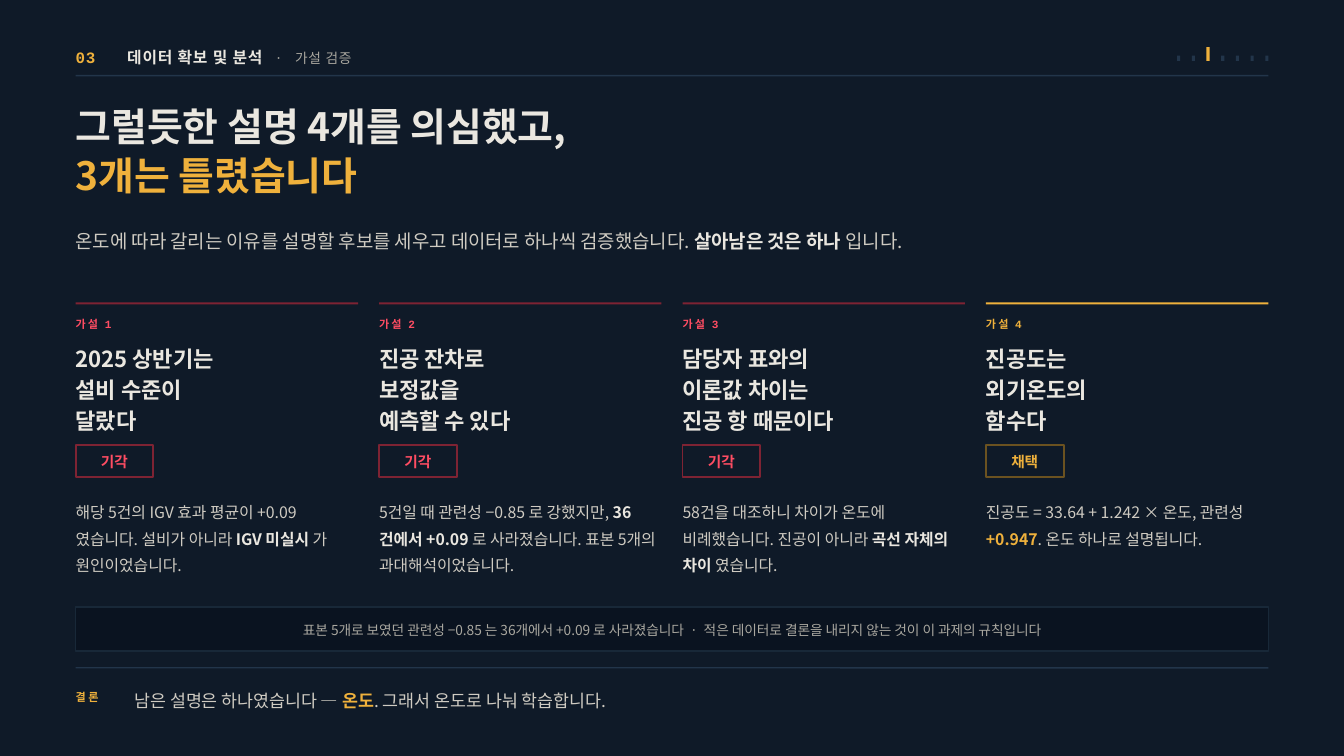
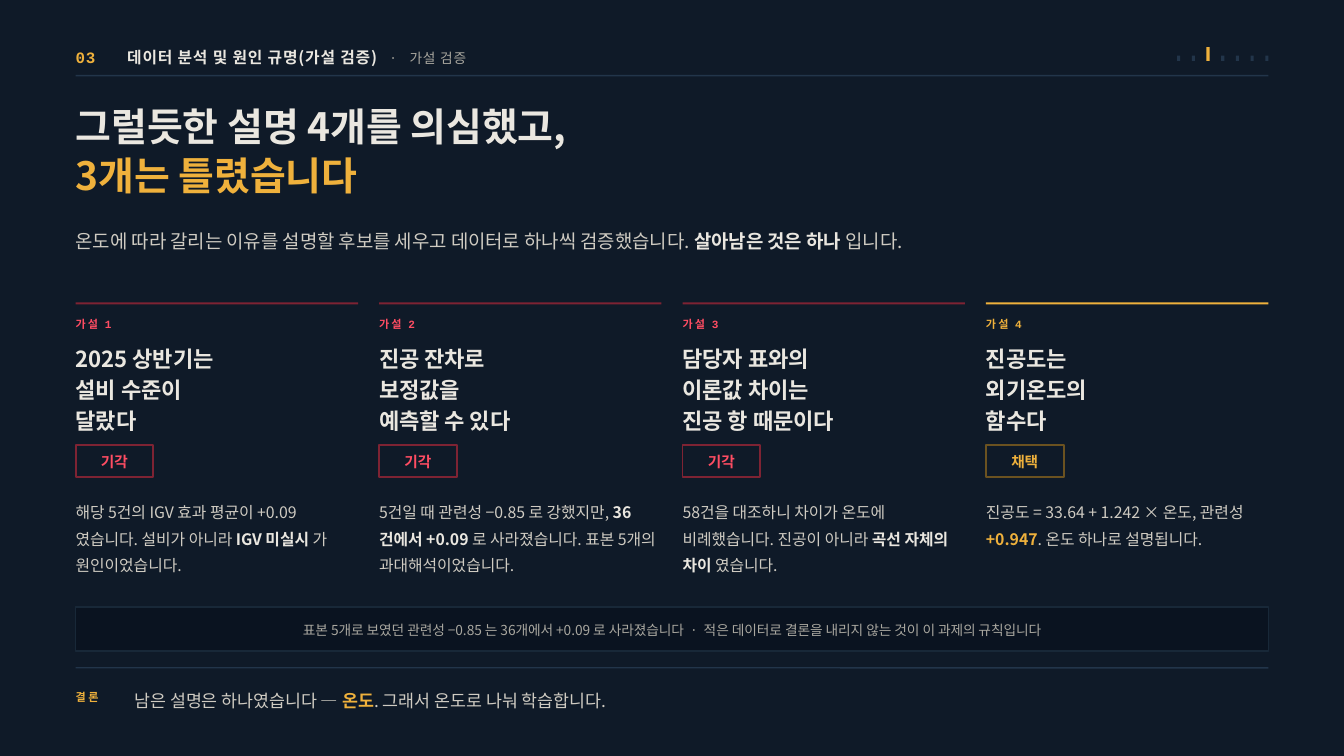
Before and after one commit to jooh-ai/Narae-AI, a slide deck: slide 8 of docs/ppt/위례_공급가능용량_최종발표.pptx. Drawn at 1344x756 pixels with LibreOffice and Linux fonts; fonts in the diff are those of the drawing. Boxes give left, top, right and bottom in pixels: in the first picture for what was removed or moved away, otherwise in the second. Text is boxed around its words. In the diff, an @@ line names an element or a change of style, - is before the commit and + after.

```diff
--- a/docs/ppt/위례_공급가능용량_최종발표.pptx
+++ b/docs/ppt/위례_공급가능용량_최종발표.pptx
@@ text at (127,49,466,66): text changed @@
-03 데이터 확보 및 분석 · 가설 검증
+03 데이터 분석 및 원인 규명(가설 검증) · 가설 검증
```
Also in this commit, not shown: 13 other slides changed, 1 other file.
